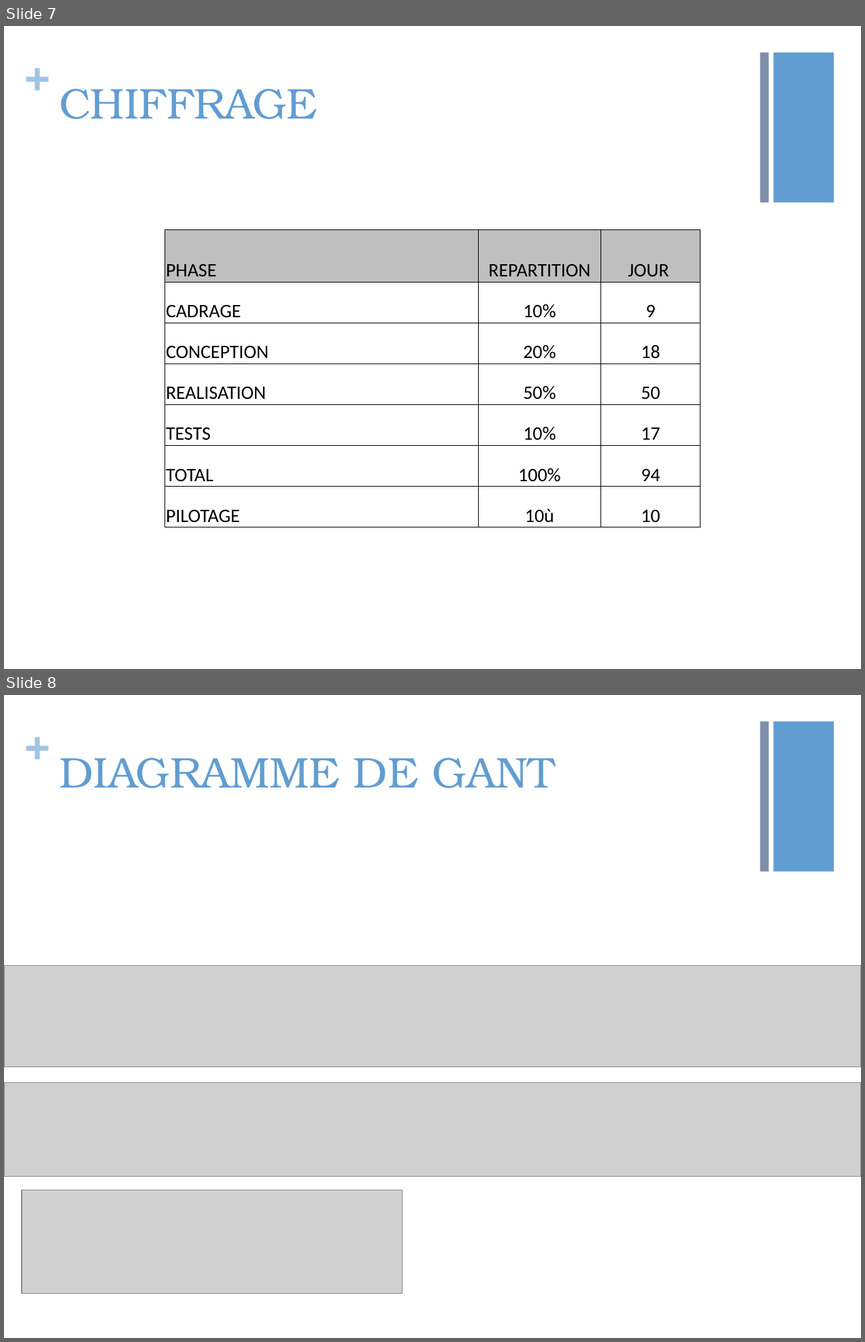
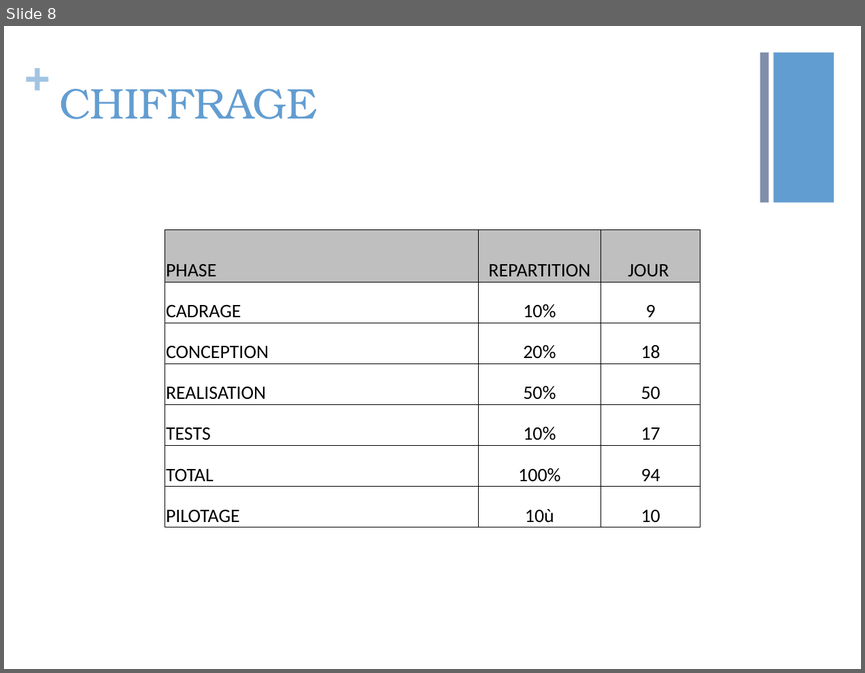
Before and after one commit to vibiscus/python, a slide deck: Presentation 29 avril V2.pptx. Shown one above the other, each under a label of ours: slides 7 and 8 before the commit, slide 8 after it. The pictures are 865x1342 and 865x673 pixels, drawn with LibreOffice and Linux fonts; fonts in the diff are those of the drawing; grey boxes stand for pictures. Boxes give left, top, right and bottom in pixels: in the first picture for what was removed or moved away, otherwise in the second. Text is boxed around its words. In the diff, an @@ line names an element or a change of style, - is before the commit and + after.

```diff
--- a/Presentation 29 avril V2.pptx
+++ b/Presentation 29 avril V2.pptx
@@ slide 8 removed at (x1=4, y1=695, x2=861, y2=1338), background #FFFFFF; not listed: 3 template elements that a slide beside it also shows @@
@@ title removed at (x1=59, y1=758, x2=554, y2=788) @@
-DIAGRAMME DE GANT
@@ picture removed at (x1=4, y1=965, x2=861, y2=1066) @@
@@ picture removed at (x1=4, y1=1083, x2=861, y2=1176) @@
@@ picture removed at (x1=22, y1=1189, x2=402, y2=1293) @@
@@ what was slide 7 is now slide 8 @@
```
Also in this commit, not shown: 1 slide added, 1 other file.
